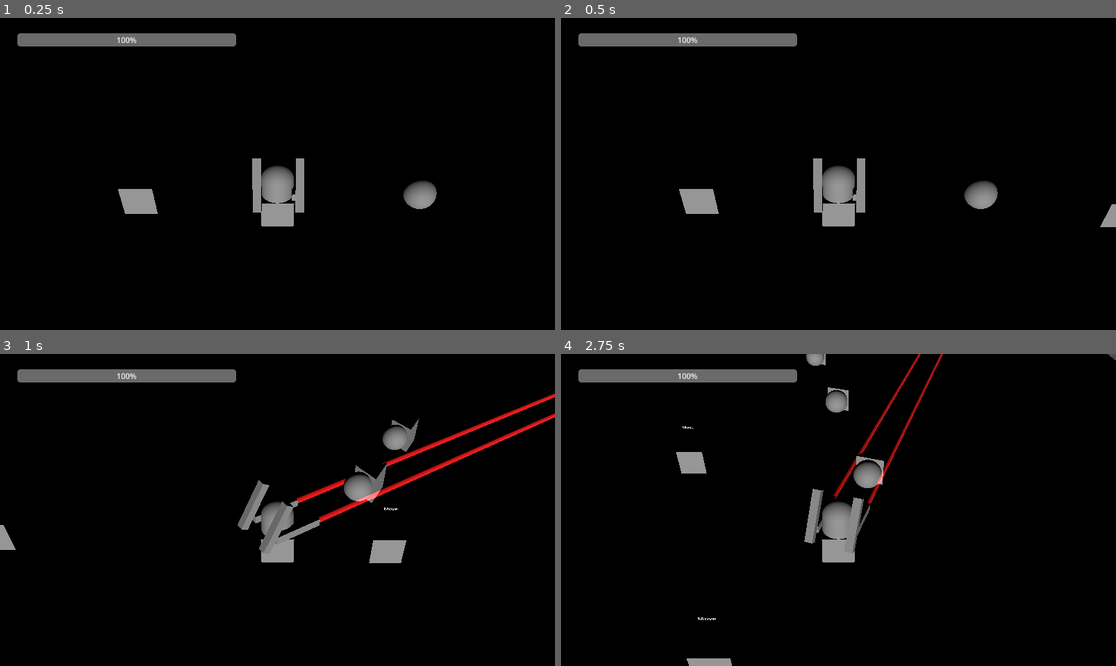
Above: before the commit, frames 1-4 (two rows, left to right).
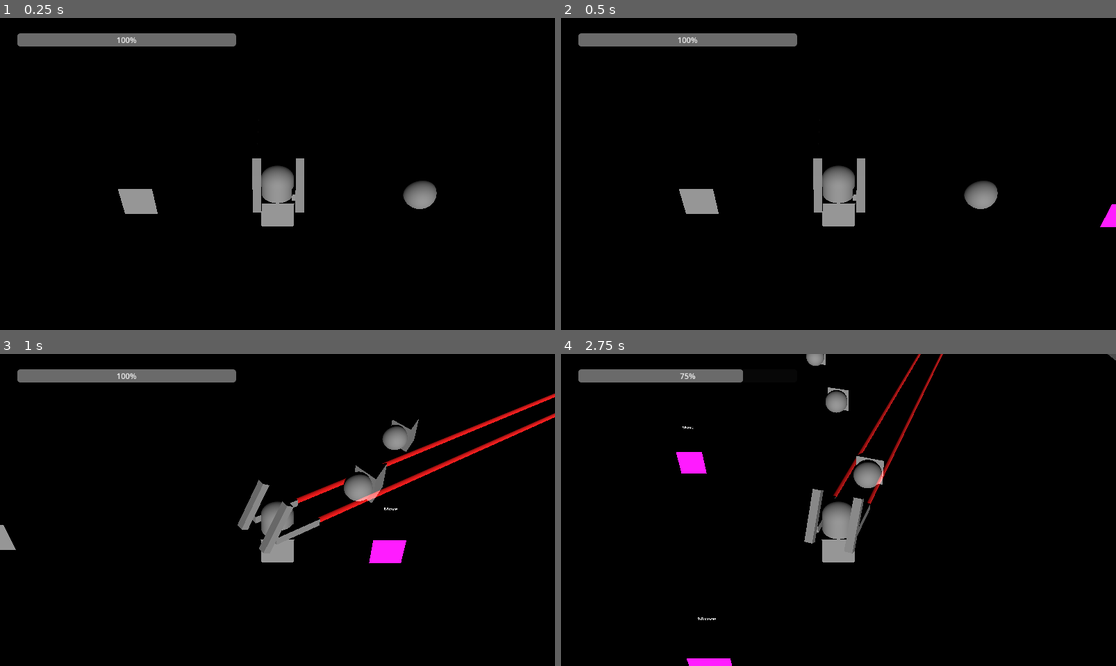
Above: after the commit, the same moments.

Repository: Boyquotes/Mech-Farmer
Game: Godot game, scene res://levels/debug.tscn
Two runs of this game, one before a commit and one after it. Both use one fixed random seed, a clock stepped at 60 frames per second and the inputs below.
Inputs (mouse positions are in pixels of both pictures, inside the frame that each line leads up to):
- Up to frame 1 (0.25 s): no input
- Up to frame 2 (0.5 s): no input
- Up to frame 3 (1 s): move the mouse to (399, 494) at 0.52 s; press the mouse at (399, 494) at 0.53 s; hold D (move_right) from 0.53 s (still down)
- Up to frame 4 (2.75 s): move the mouse to (727, 525) at 1.27 s; release D (move_right) at 1.28 s; release the mouse at (727, 525) at 1.28 s; hold S (move_down) 1.28-2.03 s; right-click (727, 525) at 1.35 s; move the mouse to (894, 441) at 2.02 s; press the mouse at (894, 441) at 2.03 s; hold D (move_right) from 2.03 s (still down)

Frame 1 is identical in both runs. In frame 2, 0.1% of the frame differs, in the area x 97-100%, y 59-68%; in frame 3, 0.4%; in frame 4, 1.0%, in the area x 20-43%, y 4-100%.

Commit message:
Added enemy attack on collide

Diff:
--- a/prefabs/enemy/enemy_00.tscn
+++ b/prefabs/enemy/enemy_00.tscn
@@ -8,9 +8,14 @@
 
 [sub_resource type="BoxShape3D" id="BoxShape3D_gkd1o"]
 
+[sub_resource type="StandardMaterial3D" id="StandardMaterial3D_xksqq"]
+vertex_color_is_srgb = true
+albedo_color = Color(1, 0, 1, 1)
+
 [sub_resource type="BoxMesh" id="BoxMesh_5qmyi"]
+material = SubResource("StandardMaterial3D_xksqq")
 
-[node name="Enemy00" type="CharacterBody3D"]
+[node name="Enemy00" type="CharacterBody3D" groups=["enemy"]]
 transform = Transform3D(1, 0, 0, 0, 1, 0, 0, 0, 1, 0, 0.5, 0)
 collision_layer = 4
 collision_mask = 6
@@ -39,4 +44,9 @@
 
 [node name="NavigationAgent3D" type="NavigationAgent3D" parent="."]
 
+[node name="AttackTimer" type="Timer" parent="."]
+wait_time = 3.0
+one_shot = true
+
 [connection signal="state_changed" from="." to="StatesLabel3D" method="_on_enemy_00_state_changed"]
+[connection signal="timeout" from="AttackTimer" to="." method="_on_attack_timer_timeout"]
--- a/scripts/enemy/basic/state_machine.gd
+++ b/scripts/enemy/basic/state_machine.gd
@@ -8,15 +8,19 @@
 @export var max_health:= 40
 @export var target_node: Node3D
 @export var repair_pack_scene: PackedScene
+@export var attack:= 5
 
 @onready var navigation_agent: NavigationAgent3D = $NavigationAgent3D
 @onready var health = max_health
 @onready var invincible := false
+@onready var attack_timer: Timer = $AttackTimer
 
 @onready var states_map = {
 	"idle": $States/Idle,
 	"move": $States/Move,
 }
+
+var is_attack_ready := true
 
 func _ready():
 	for state_node in $States.get_children():
@@ -27,6 +31,9 @@
 
 func _physics_process(delta):
 	current_state.update(delta)
+	if get_last_slide_collision() != null:
+		var collider = get_last_slide_collision().get_collider()
+		deal_damage(collider)
 
 func _change_state(state_name):
 	current_state.exit()
@@ -62,6 +69,14 @@
 	# health_adjust.emit(health)
 	check_death()
 
+func deal_damage(collider):
+	if collider.is_in_group("enemy"):
+		return
+	if collider.has_method("take_damage") and is_attack_ready:
+		collider.take_damage(attack)
+		is_attack_ready = false
+		attack_timer.start()
+
 func check_death():
 	if health <= 0:
 		var repair_pack = repair_pack_scene.instantiate()  # Create an instance of the projectile scene
@@ -70,3 +85,6 @@
 		repair_pack.transform = self.transform  # Set the starting position of the projectile
 
 		queue_free()
+
+func _on_attack_timer_timeout():
+	is_attack_ready = true
Not shown: 1 places in prefabs/enemy/enemy_00.tscn that only renumber resources
